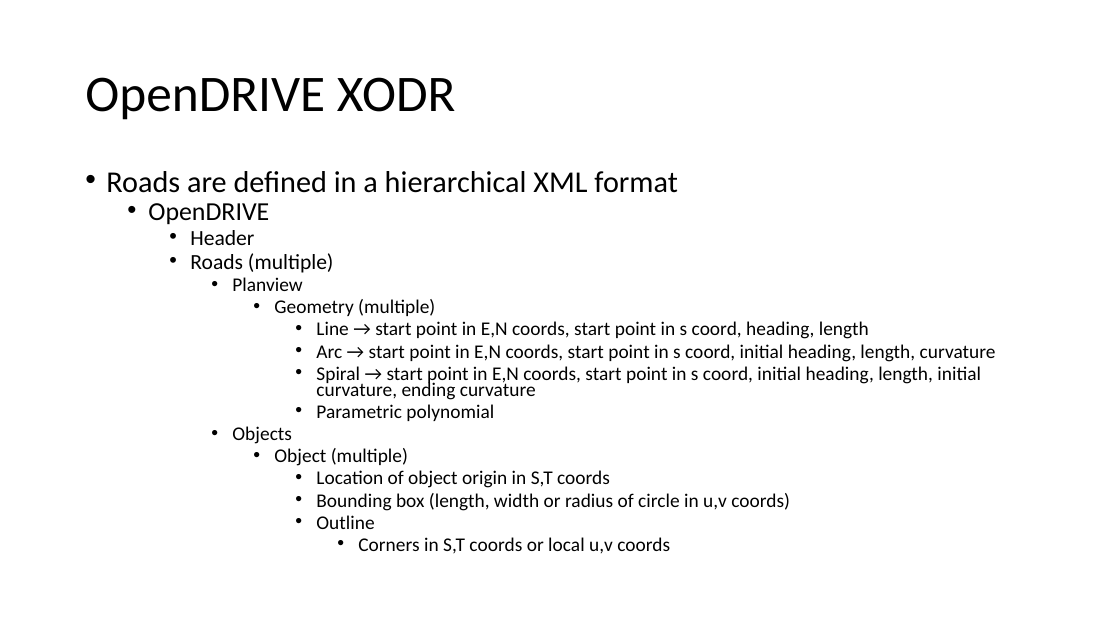
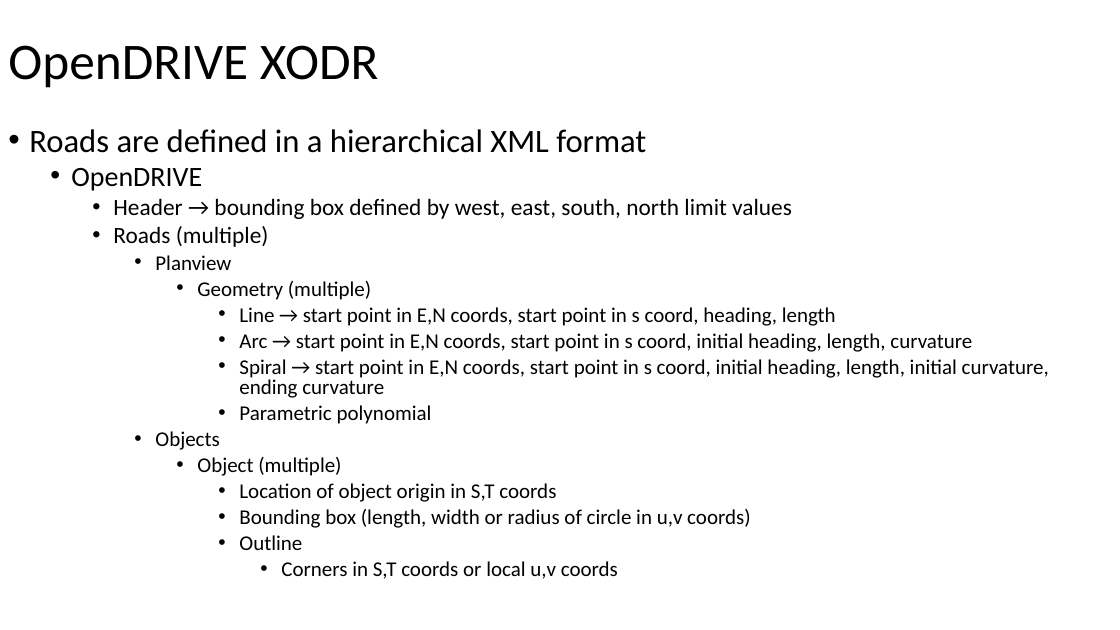
Before and after one commit to ivsg-psu/PathPlanning_MapTools_ParseXODR, a slide deck: slide 2 of Documents/OpenDRIVE-MATLAB.pptx. Drawn at 1120x630 pixels with LibreOffice and Linux fonts; fonts in the diff are those of the drawing. Boxes give left, top, right and bottom in pixels: in the first picture for what was removed or moved away, otherwise in the second. Text is boxed around its words. In the diff, an @@ line names an element or a change of style, - is before the commit and + after.

Commit message:
FEAT: Added code to check an XODR bounding box and fix it if it is not correct.

```diff
--- a/Documents/OpenDRIVE-MATLAB.pptx
+++ b/Documents/OpenDRIVE-MATLAB.pptx
@@ title "OpenDRIVE XODR": place and size @@
-title "OpenDRIVE XODR" at (85, 77, 456, 120)
+title "OpenDRIVE XODR" at (8, 45, 379, 88)
@@ text "Roads are defined in a ...": place and size @@
-text "Roads are defined in a ..." at (106, 171, 996, 554)
+text "Roads are defined in a ..." at (29, 129, 1049, 579)
@@ text at (29, 129, 1049, 579): size 25.9 to 28 pt in "Roads are defined in a hierarchical XML ..."; size 22.2 to 24 pt in "OpenDRIVE"; size 18.5 to 20 pt in "Roads (multiple)"; size 16.6 to 18 pt in "Planview", "Geometry (multiple)", "Line → start point in E,N coords, ...", "Arc → start point in E,N coords, ..." and 8 more places; line spacing 0.7 to 0.8 @@
@@ text at (113, 198, 792, 219): text changed; size 18.5 to 20 pt @@
-    • Header
+    • Header → bounding box defined by west, east, south, north limit values
```
Also in this commit, not shown: 4 other slides changed, 3 other files.
